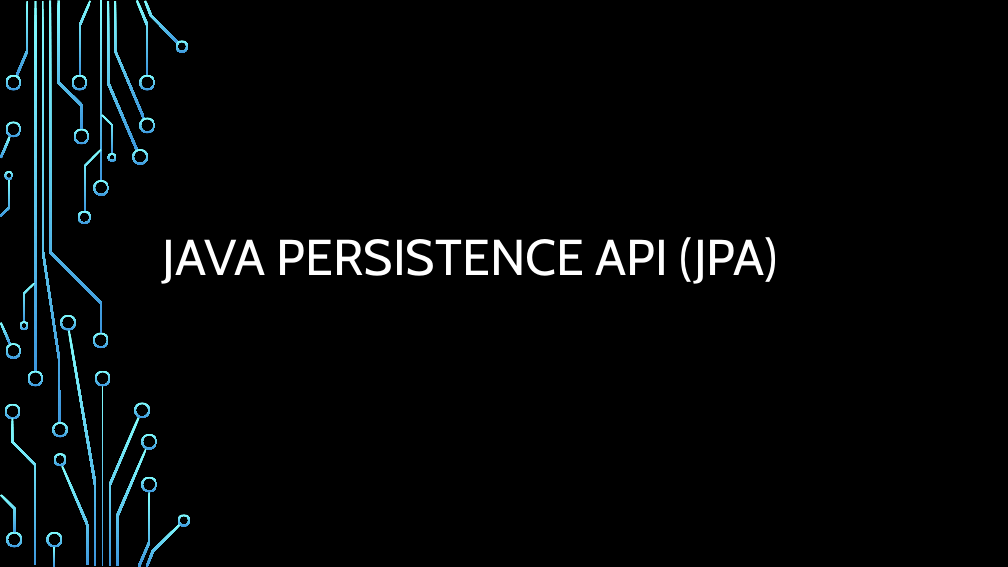
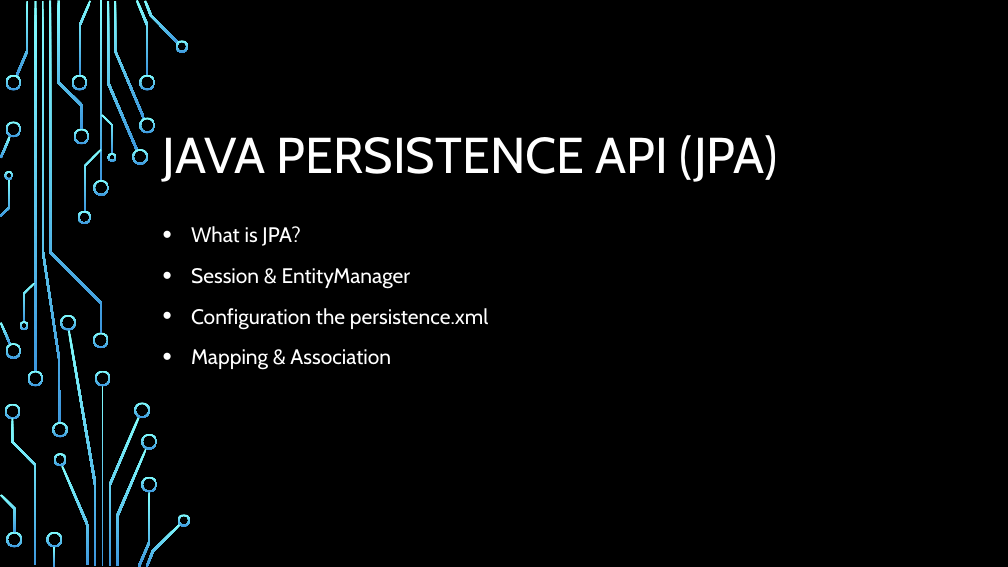
Before and after one commit to sanhdieux1/CodeWars, a slide deck: slide 1 of jpa-example/Sharing (JPA).pptx. Drawn at 1008x567 pixels with LibreOffice and Linux fonts; fonts in the diff are those of the drawing; background and template pictures are left out. Boxes give left, top, right and bottom in pixels: in the first picture for what was removed or moved away, otherwise in the second. Text is boxed around its words. In the diff, an @@ line names an element or a change of style, - is before the commit and + after.

```diff
--- a/jpa-example/Sharing (JPA).pptx
+++ b/jpa-example/Sharing (JPA).pptx
@@ title "JAVA PERSISTENCE API (JPA)" at (x1=163, y1=135, x2=778, y2=182): line spacing 0.9 to 1; vertical alignment bottom to middle @@
@@ subtitle added at (x1=191, y1=226, x2=488, y2=370), 20 pt, text #FFFFFF @@
+• What is JPA?
+• Session & EntityManager
+• Configuration the persistence.xml
+• Mapping & Association
```
Also in this commit, not shown: 3 other slides changed, 56 other files.
